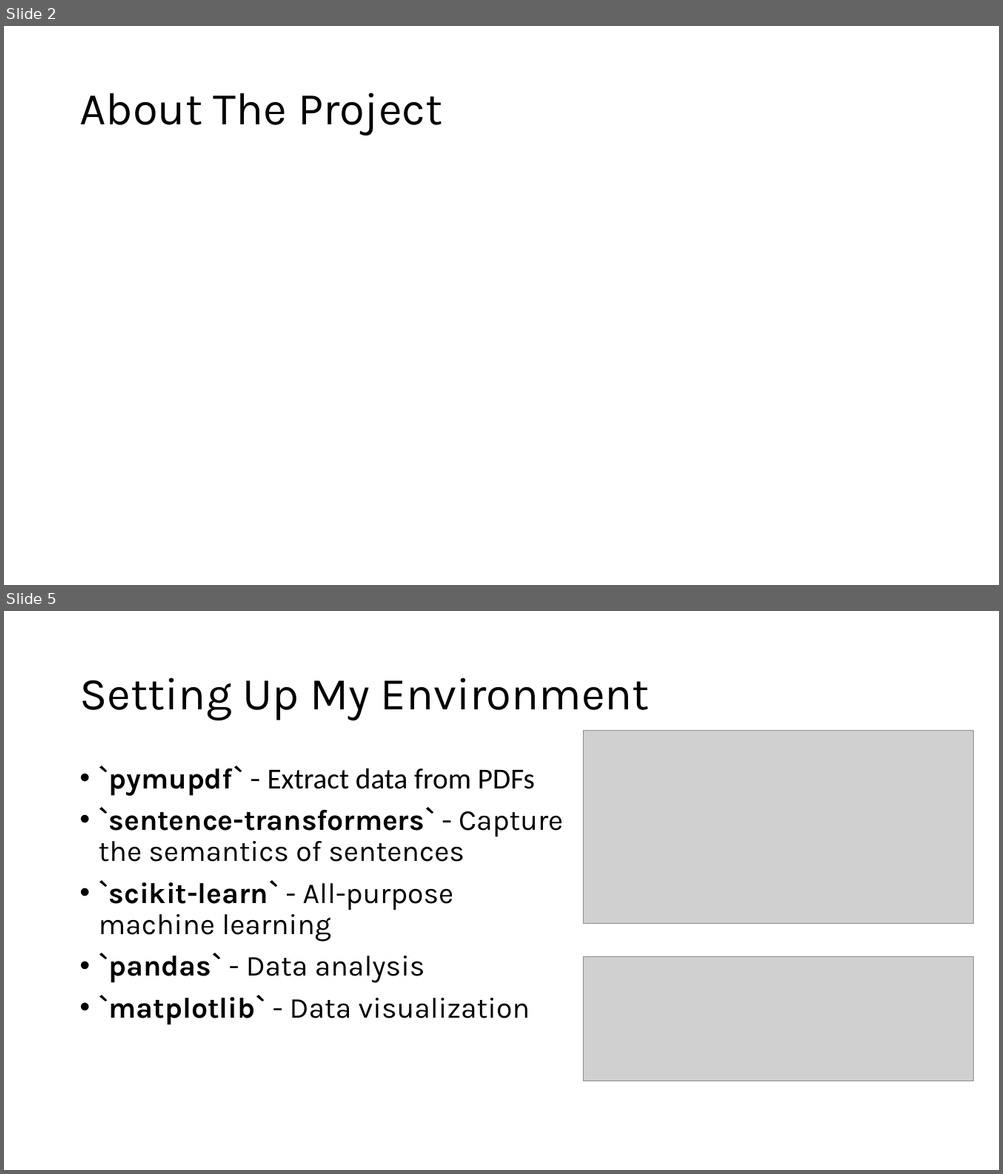
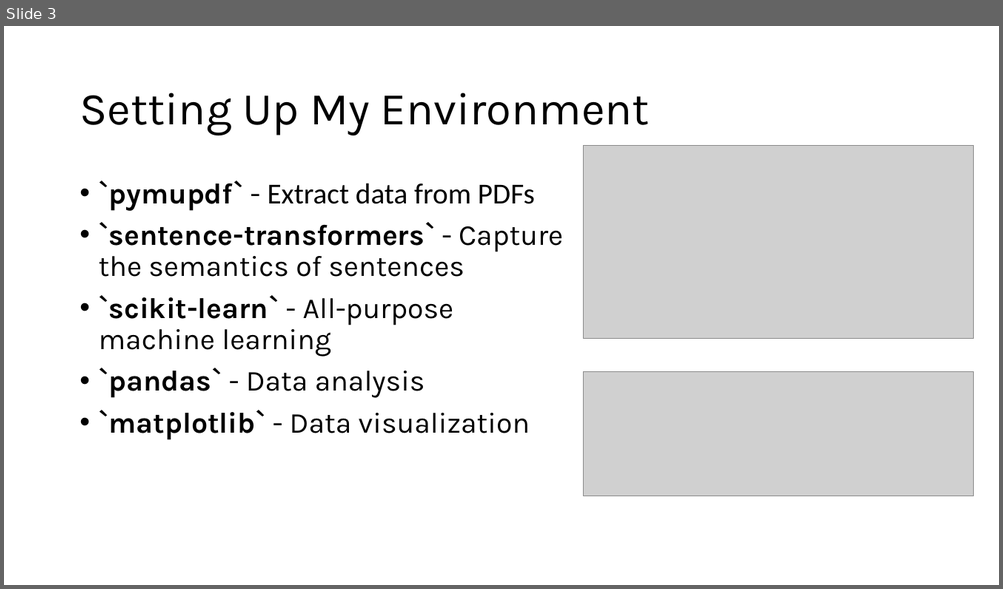
Before and after one commit to henryroeth/research-paper-organizer, a slide deck: docs/Progress_Report_1_HKR.pptx. Shown one above the other, each under a label of ours: slides 2 and 5 before the commit, slide 3 after it; the slides between them are not shown. The pictures are 1003x1174 and 1003x589 pixels, drawn with LibreOffice and Linux fonts; fonts in the diff are those of the drawing; grey boxes stand for pictures. Boxes give left, top, right and bottom in pixels: in the first picture for what was removed or moved away, otherwise in the second. Text is boxed around its words. In the diff, an @@ line names an element or a change of style, - is before the commit and + after.

```diff
--- a/docs/Progress_Report_1_HKR.pptx
+++ b/docs/Progress_Report_1_HKR.pptx
@@ slide 2 removed at (4,26,999,585), background #FFFFFF @@
@@ title removed at (79,93,443,136) @@
-About The Project
@@ what was slide 5 is now slide 3 @@
```
Also in this commit, not shown: 2 slides changed, 1 slide added, 1 other slide removed, 6 other files.
